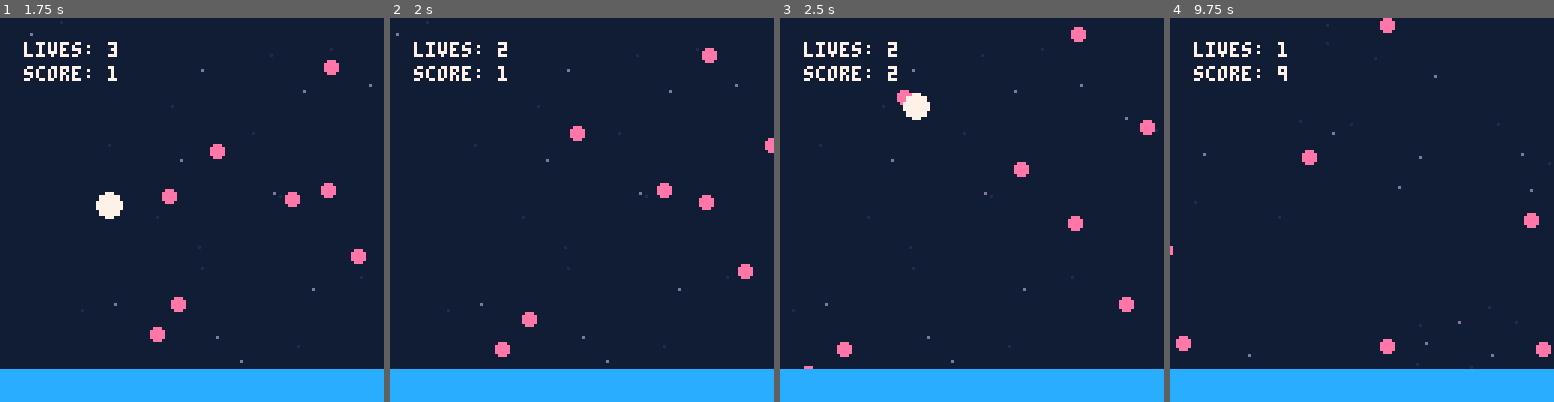
Above: before the commit, frames 1-4 (left to right).
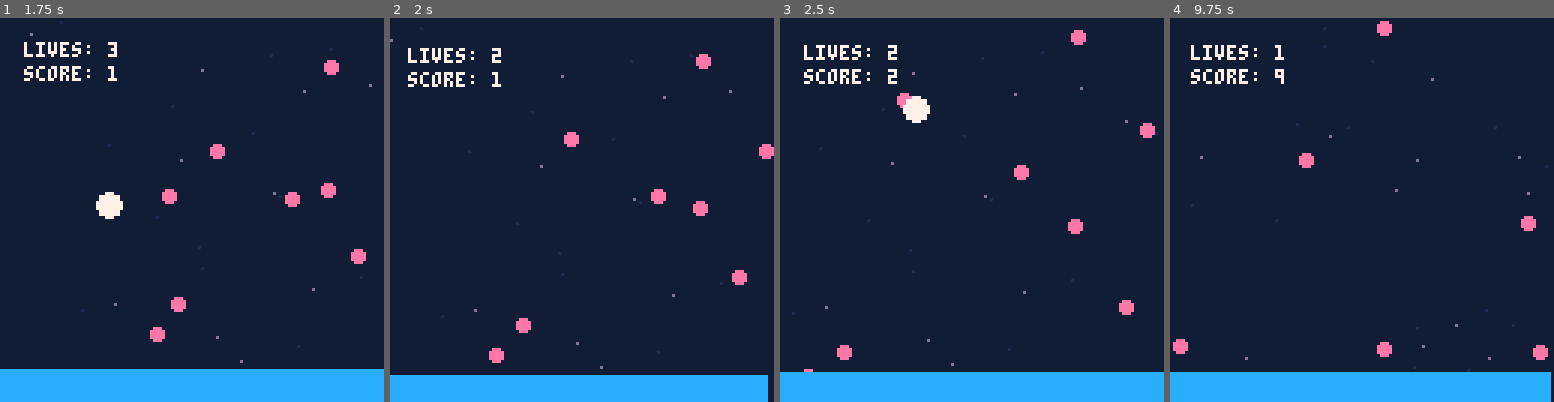
Above: after the commit, the same moments.

Repository: jmross/pico8-balloon-journey
Game: PICO-8 cartridge trip.p8
Two runs of this game, one before a commit and one after it. Both use one fixed random seed, a clock stepped at 60 frames per second and the inputs below.
Inputs:
- Up to frame 1 (1.75 s): tap X (X key) at 0.33, 1.07 s; tap O (Z key) at 0.7, 1.7 s; hold Right from 1.6 s (still down)
- Up to frame 2 (2 s): keep holding Right; tap X (X key) at 1.85 s
- Up to frame 3 (2.5 s): release Right at 2.1 s; tap O (Z key) at 2.1 s; hold Up 2.15-2.42 s; hold Right from 2.47 s (still down)
- Up to frame 4 (9.75 s): tap O (Z key) every 0.4 s from 2.5 to 9.7 s; tap X (X key) every 1.12 s from 2.97 to 9.67 s; release Right at 3.03 s; hold Left 3.08-3.58 s; hold Down 3.63-3.97 s; hold Right 4.02-4.68 s; hold Up 4.73-5.03 s; hold Left 5.08-5.68 s; hold Down 5.73-6.03 s; hold Right 6.08-6.58 s; hold Right 6.63-7.13 s; hold Up 7.18-7.45 s; hold Right 7.5-8.07 s; hold Left 8.12-8.62 s; hold Down 8.67-9 s; hold Right 9.05-9.72 s

Frame 1 is identical in both runs. In frame 2, 4.4% of the frame differs, in the area x 0-100%, y 0-100%; in frame 3, 2.4%; in frame 4, 2.8%.

Commit message:
Experimenting with screen shake on player damage

Diff:
--- a/main.lua
+++ b/main.lua
@@ -1,3 +1,17 @@
+shake_intensity = 0
+shake_control = 5
+
+function shake()
+    local shake_x=rnd(shake_intensity) - (shake_intensity /2)
+    local shake_y=rnd(shake_intensity) - (shake_intensity /2)
+
+    --offset the camera
+    camera( shake_x, shake_y )
+
+    --ease shake and return to normal
+    shake_intensity *= .9
+    if shake_intensity < .3 then shake_intensity = 0 end
+end
 
 min_x = 0
 min_y = 0
@@ -107,6 +121,7 @@
     for e in all(enemies) do
       e:update()
       if(not player.invincible and player:collide(e)) then
+        shake_intensity += shake_control
         player:damage()
         e:init()
       end
@@ -143,6 +158,9 @@
 
     player.ddy = game.grav
 
+    --run shake when intensity high
+    if shake_intensity > 0 then shake() end
+
   elseif game.ended then
 
     if player.game_over and costatus(player.game_over) != 'dead' then
